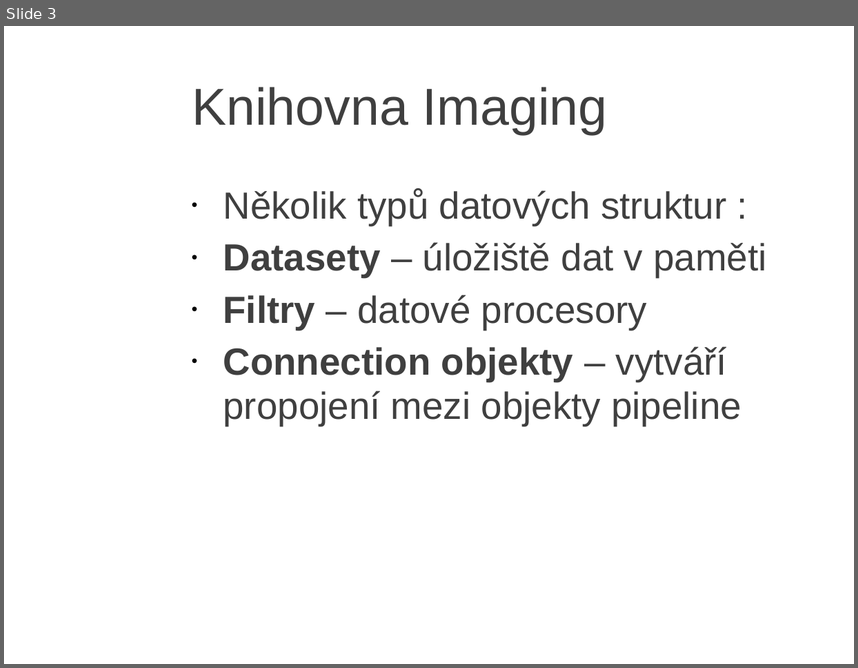
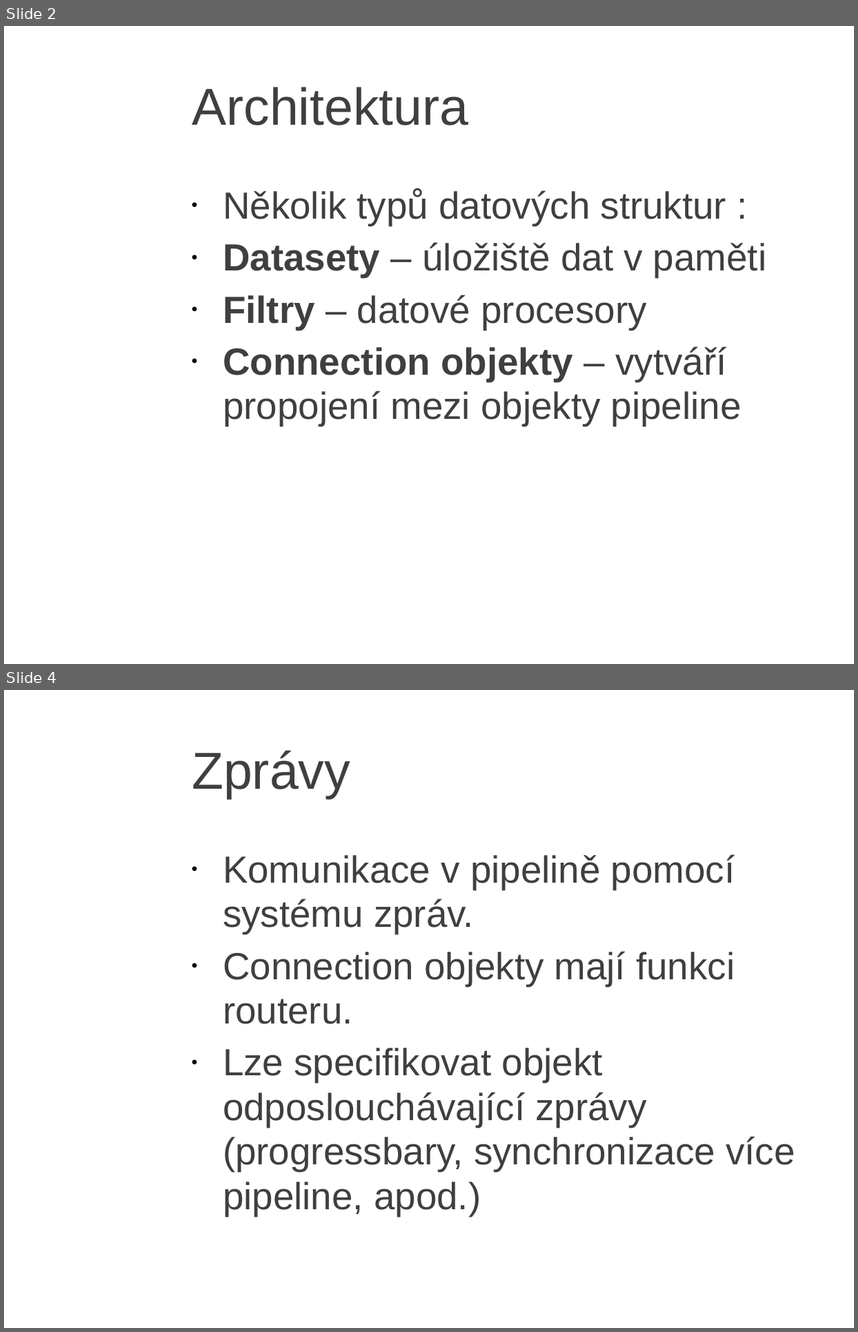
Before and after one commit to JanKolomaznik/MedV4D, a slide deck: doc/Presentation/Imaging.ppt. Shown one above the other, each under a label of ours: slide 3 before the commit, slides 2 and 4 after it; the slides between them are not shown. The pictures are 858x668 and 858x1332 pixels, drawn with LibreOffice and Linux fonts; fonts in the diff are those of the drawing; background and template pictures are left out. Boxes give left, top, right and bottom in pixels: in the first picture for what was removed or moved away, otherwise in the second. Text is boxed around its words. In the diff, an @@ line names an element or a change of style, - is before the commit and + after.

```diff
--- a/doc/Presentation/Imaging.ppt
+++ b/doc/Presentation/Imaging.ppt
@@ slide 4 added at <box>4,690,854,1328</box>, background picture (left out) @@
@@ title added at <box>192,750,350,798</box>, 44 pt, text #3F3F3F @@
+Zprávy
@@ text added at <box>223,854,795,1216</box>, 32 pt, text #3F3F3F @@
+• Komunikace v pipelině pomocí systému zpráv.
+• Connection objekty mají funkci routeru.
+• Lze specifikovat objekt odposlouchávající zprávy (progressbary, synchronizace více pipeline, apod.)
@@ what was slide 3 is now slide 2 @@
@@ slide 2 changed as well @@
@@ title at <box>192,87,468,125</box>: text changed @@
-Knihovna Imaging
+Architektura
```
Also in this commit, not shown: 1 other slide changed, 4 other slides added, 4 slides removed.
